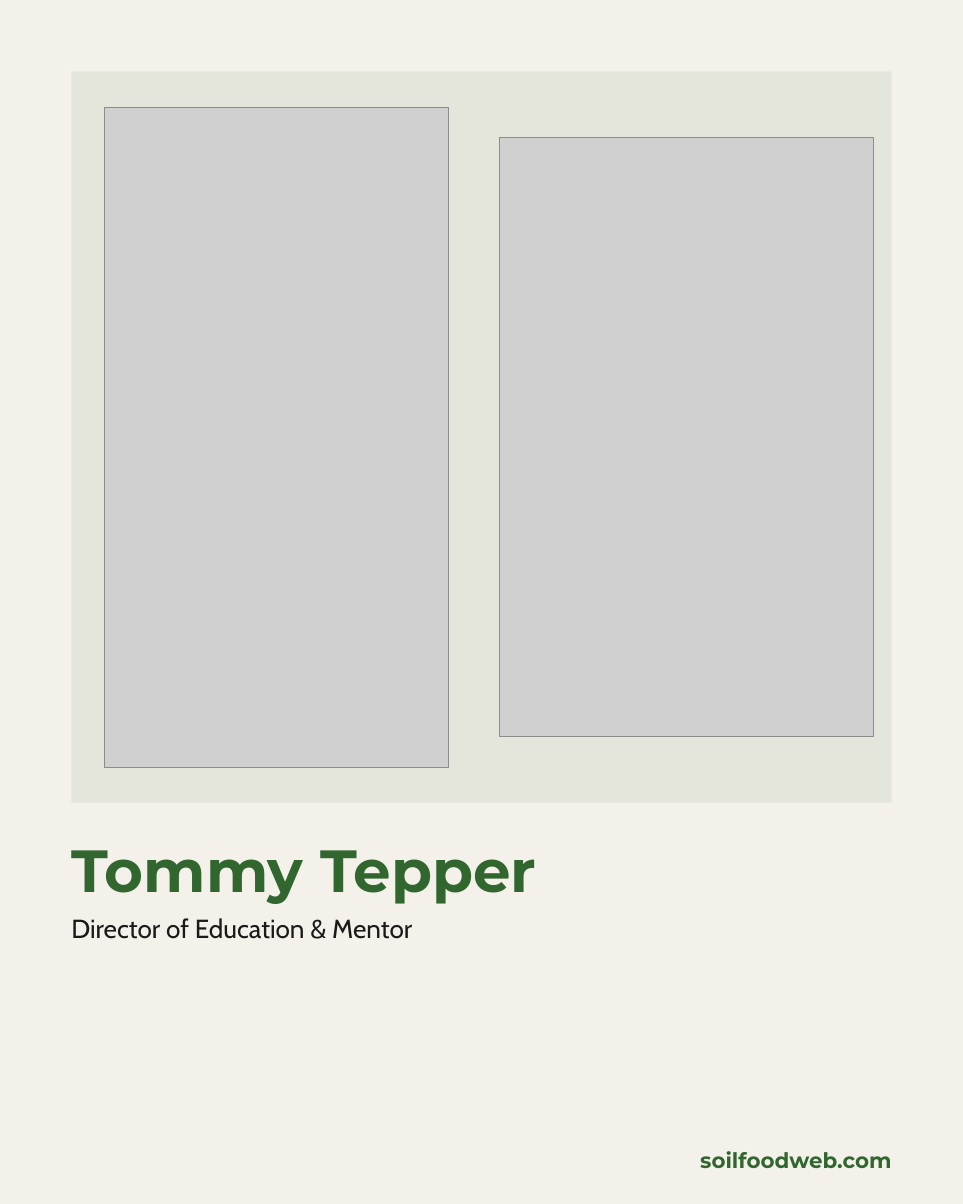
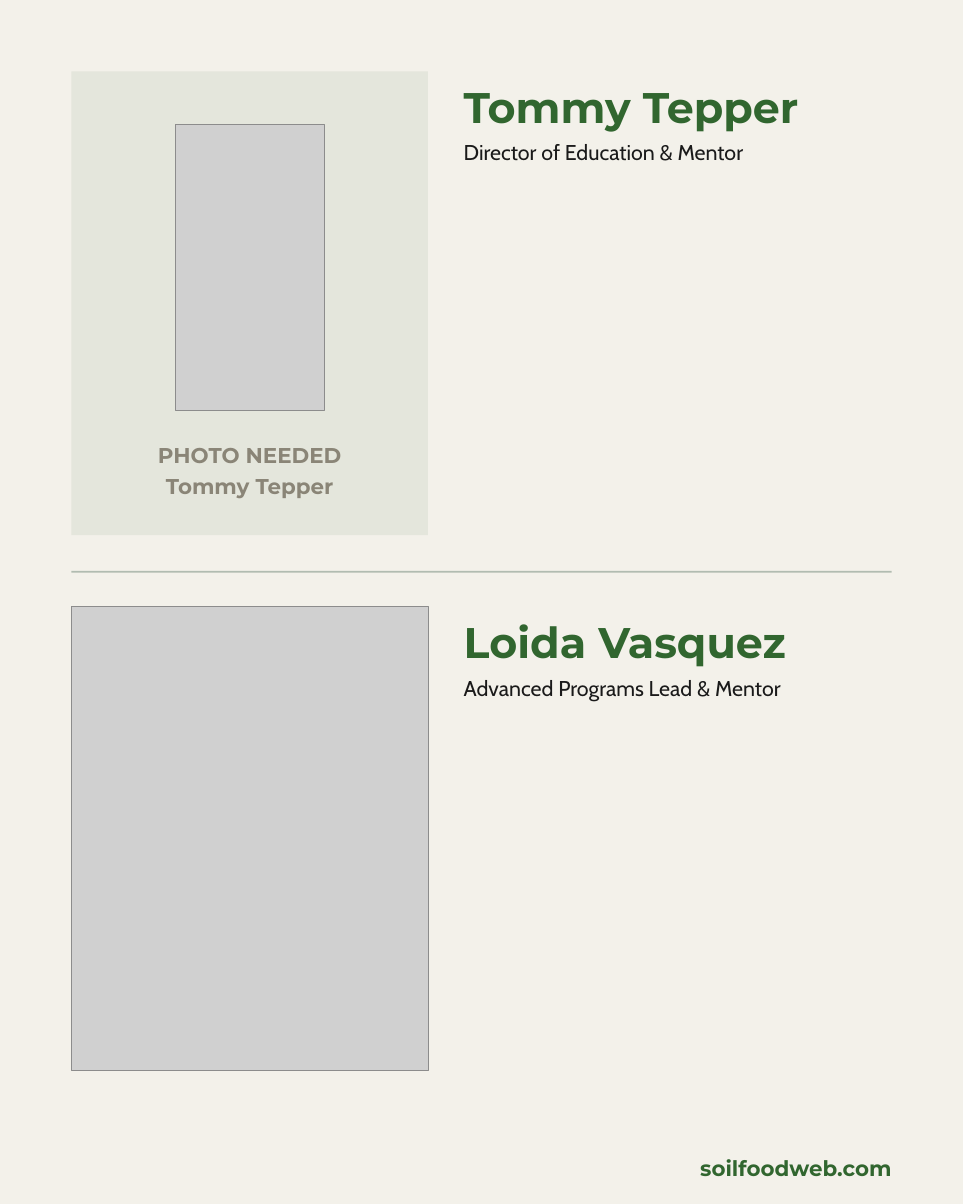
Before and after one commit to linneamoritznyc/SFW-SocialMedia, a slide deck: slide 2 of templates/posts/october/05-10-2026-mon-ig-teachers-day-v2.pptx. Drawn at 963x1204 pixels with LibreOffice and Linux fonts; fonts in the diff are those of the drawing; grey boxes stand for pictures. Boxes give left, top, right and bottom in pixels: in the first picture for what was removed or moved away, otherwise in the second. Text is boxed around its words. In the diff, an @@ line names an element or a change of style, - is before the commit and + after.

```diff
--- a/templates/posts/october/05-10-2026-mon-ig-teachers-day-v2.pptx
+++ b/templates/posts/october/05-10-2026-mon-ig-teachers-day-v2.pptx
@@ rectangle resized from (x1=71, y1=71, x2=891, y2=802) to (x1=71, y1=71, x2=428, y2=535) @@
@@ text "Tommy Tepper" moved from (x1=71, y1=850, x2=536, y2=904) to (x1=464, y1=93, x2=799, y2=132) @@
@@ text "Tommy Tepper" at (x1=464, y1=93, x2=799, y2=132): size 50 to 36 pt @@
@@ picture resized from (x1=104, y1=107, x2=449, y2=767) to (x1=175, y1=125, x2=324, y2=410) @@
@@ text "Director of Education & Mentor" moved from (x1=71, y1=918, x2=412, y2=939) to (x1=464, y1=144, x2=744, y2=161) @@
@@ text "Director of Education & Mentor" at (x1=464, y1=144, x2=744, y2=161): size 22 to 18 pt @@
@@ picture removed at (x1=499, y1=137, x2=874, y2=736) @@
@@ text added at (x1=158, y1=448, x2=342, y2=498), 18 pt, text #8A8577, bold @@
+PHOTO NEEDED
+Tommy Tepper
@@ rectangle added at (x1=71, y1=571, x2=891, y2=573), fill #B1BCB1 @@
@@ picture added at (x1=71, y1=606, x2=428, y2=1070) @@
@@ text added at (x1=464, y1=624, x2=786, y2=667), 36 pt, text #31662F, bold @@
+Loida Vasquez
@@ text added at (x1=464, y1=680, x2=781, y2=701), 18 pt, text #1A1A1A @@
+Advanced Programs Lead & Mentor
@@ text "soilfoodweb.com" moved from (x1=700, y1=1151, x2=891, y2=1168) to (x1=700, y1=1159, x2=891, y2=1176) @@
```
Also in this commit, not shown: 6 other slides changed, 7 slides removed, 18 other files.
